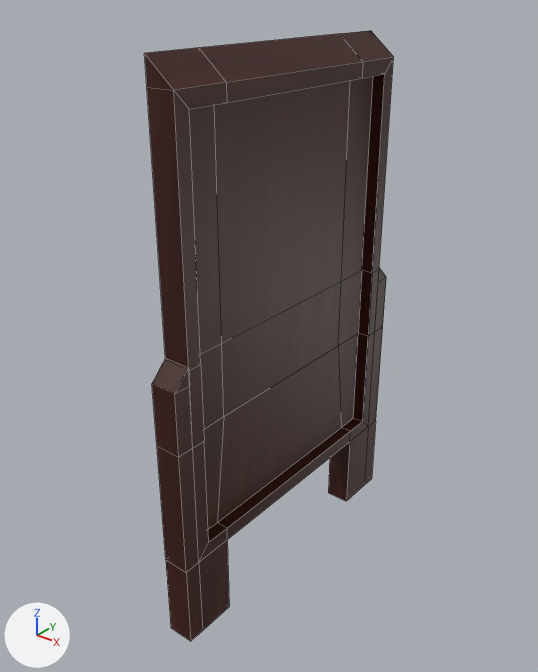
What one commit did to the FBX model Models/Board 2.fbx.
Before and after are seen from a 50 mm camera at (1.76, -2.31, 1.07) aimed at (-0.05, -0.05, -0.33). The axes (+X, +Y, +Z) are drawn at lower left. The lights are the same throughout. Mesh edges are drawn as thin lines. Where no turn or scale is listed for an object, it has been applied to the vertices.

Names of what the first picture shows: 'Board_2'.
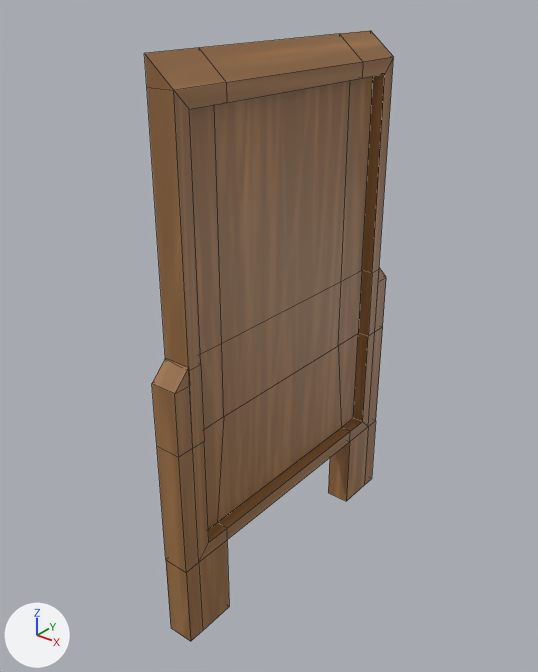
Patch to the scene script:
```diff
--- a/Models/Board 2.fbx.py
+++ b/Models/Board 2.fbx.py
@@ img_materials_tif @@
+img_materials_tif = load_image('Materials.tif', '_unpacked/Materials.tif', 512, 512, 'sRGB')
@@ mat_mat @@
 n2 = _N.new('ShaderNodeTexImage'); n2.name = 'Image Texture'
-n2.image = img_info_boards__tif
+n2.image = img_materials_tif
 n3 = _N.new('ShaderNodeUVMap'); n3.name = 'UV Map'
@@ me_mesh @@
 me_mesh.from_pydata(...)  # 96 vertices, 83 faces; spans x -0.06..0.06, y -0.73..0.73, z -1.48..0.86
 # used by ob_board_2; location = (0.0, 0.0, 0.0)
+# me_mesh part 1: texture (UV) coordinates of 83 of 83 faces, centred in x -0.06..0.06, y -0.73..0.73, z -1.29..0.81, changed; they spanned u 0.0..1.0, v 0.05..0.91 and now span u 0.51..0.75, v 0.67..1.0
 me_mesh.materials.append(mat_mat)
```

Changed parts and their boxes (x1, y1, x2, y2) in the pictures (538 x 672 px):
'Board_2', surface changed: (145, 30, 393, 642) in both
